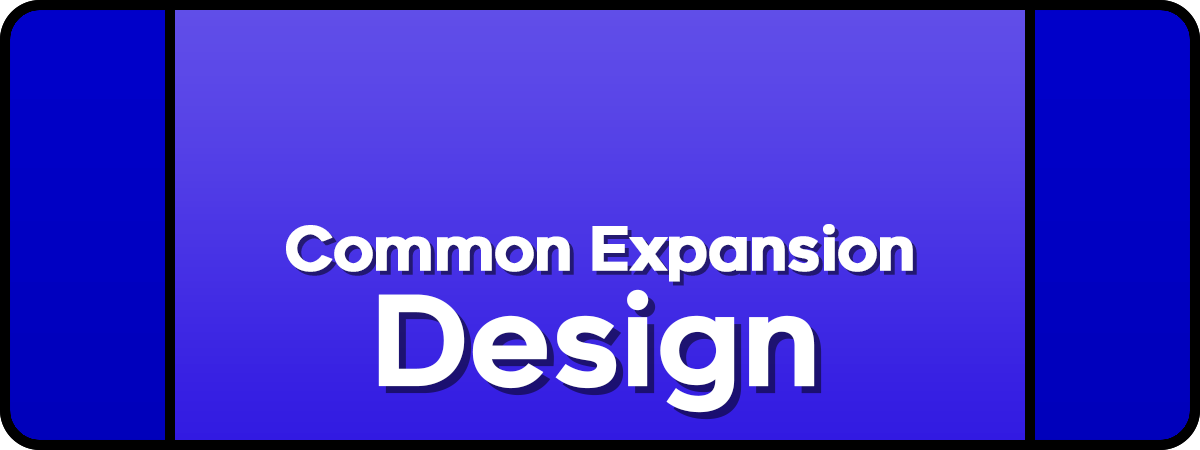
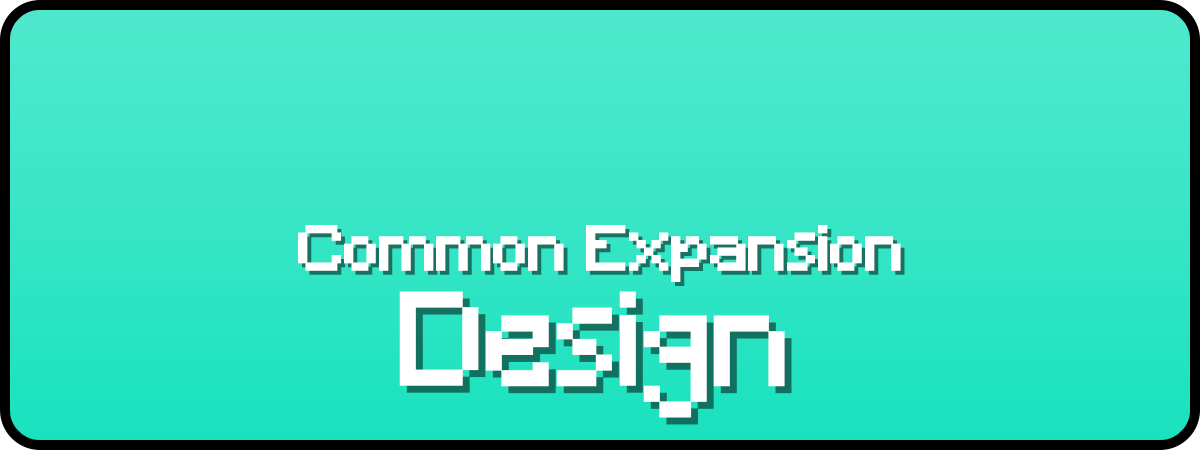
Layered file, before and after one edit (w=1200, h=450). Changes by layer:
removed group "Groupe 2" (1 layers) over [0, 0, 175, 450]
removed layer "Rectangle 1" (1st of 2, in "Groupe 2") from group "Groupe 2" over [0, 0, 175, 450]
removed group "Groupe 1" (1 layers) over [1025, 0, 1200, 450]
removed layer "Rectangle 1" (2nd of 2, in "Groupe 1") from group "Groupe 1" over [1025, 0, 1200, 450]
painted on "Text" (1st of 2) over [286, 224, 913, 282]
painted on "Text" (2nd of 2) over [378, 289, 815, 418]
painted on "Background" over [0, 0, 1200, 450]
